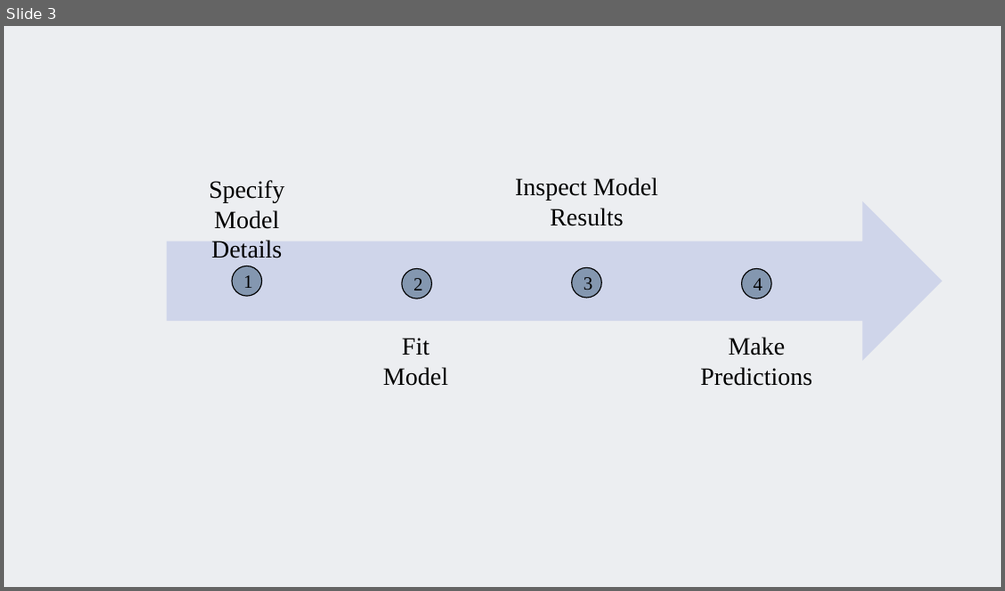
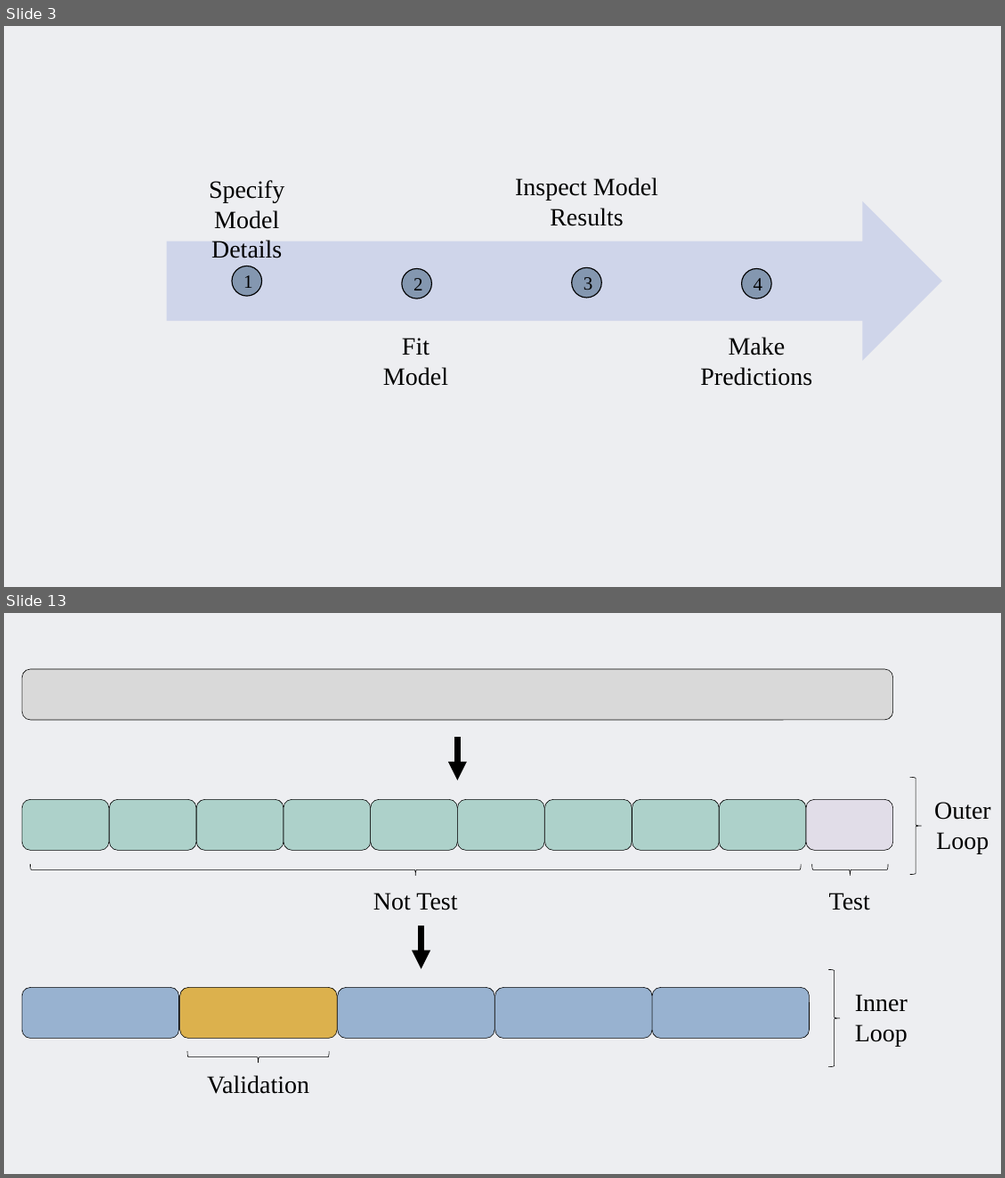
Before and after one commit to SMaRTWorkshops/mlr, a slide deck: figs/sw_figs.pptx. Shown one above the other, each under a label of ours: slide 3 before the commit, slides 3 and 13 after it; the slides between them are not shown. The pictures are 1005x591 and 1005x1178 pixels, drawn with LibreOffice and Linux fonts; fonts in the diff are those of the drawing. Boxes give left, top, right and bottom in pixels: in the first picture for what was removed or moved away, otherwise in the second. Text is boxed around its words. In the diff, an @@ line names an element or a change of style, - is before the commit and + after.

```diff
--- a/figs/sw_figs.pptx
+++ b/figs/sw_figs.pptx
@@ slide 13 added at [4,613,1001,1174], background #EDEEF1 @@
@@ rounded rectangle added at [22,669,893,720], fill #D9D9D9, outline #000000 0.5 pt @@
@@ arrow added from (457, 737) to (457, 780), #000000 6 pt @@
@@ group added at [22,799,806,850]: 9 rounded rectangles @@
@@ rounded rectangle added at [807,799,893,850], fill #E1DDE8, outline #000000 0.5 pt @@
@@ left brace added at [909,777,922,874], outline #000000 0.5 pt @@
@@ text added at [934,802,991,853], 24 pt, text #000000 @@
+Outer Loop
@@ left brace added at [31,864,801,876], outline #000000 0.5 pt @@
@@ left brace added at [812,863,889,876], outline #000000 0.5 pt @@
@@ text added at [373,892,457,910], 24 pt, text #000000 @@
+Not Test
@@ text added at [829,892,870,910], 24 pt, text #000000 @@
+Test
@@ arrow added from (421, 925) to (421, 969), #000000 6 pt @@
@@ left brace added at [828,970,840,1067], outline #000000 0.5 pt @@
@@ rounded rectangle added at [22,988,179,1038], fill #98B2D0, outline #000000 0.5 pt @@
@@ rounded rectangle added at [179,988,337,1038], fill #DCB14D, outline #000000 0.5 pt @@
@@ rounded rectangle added at [338,988,494,1038], fill #98B2D0, outline #000000 0.5 pt @@
@@ rounded rectangle added at [495,988,652,1038], fill #98B2D0, outline #000000 0.5 pt @@
@@ rounded rectangle added at [652,988,809,1038], fill #98B2D0, outline #000000 0.5 pt @@
@@ text added at [855,994,907,1046], 24 pt, text #000000 @@
+Inner Loop
@@ left brace added at [187,1051,329,1062], outline #000000 0.5 pt @@
@@ text added at [207,1075,309,1094], 24 pt, text #000000 @@
+Validation
```
Also in this commit, not shown: 2 other slides changed, 10 other slides added, 1 slide removed, 39 other files.
